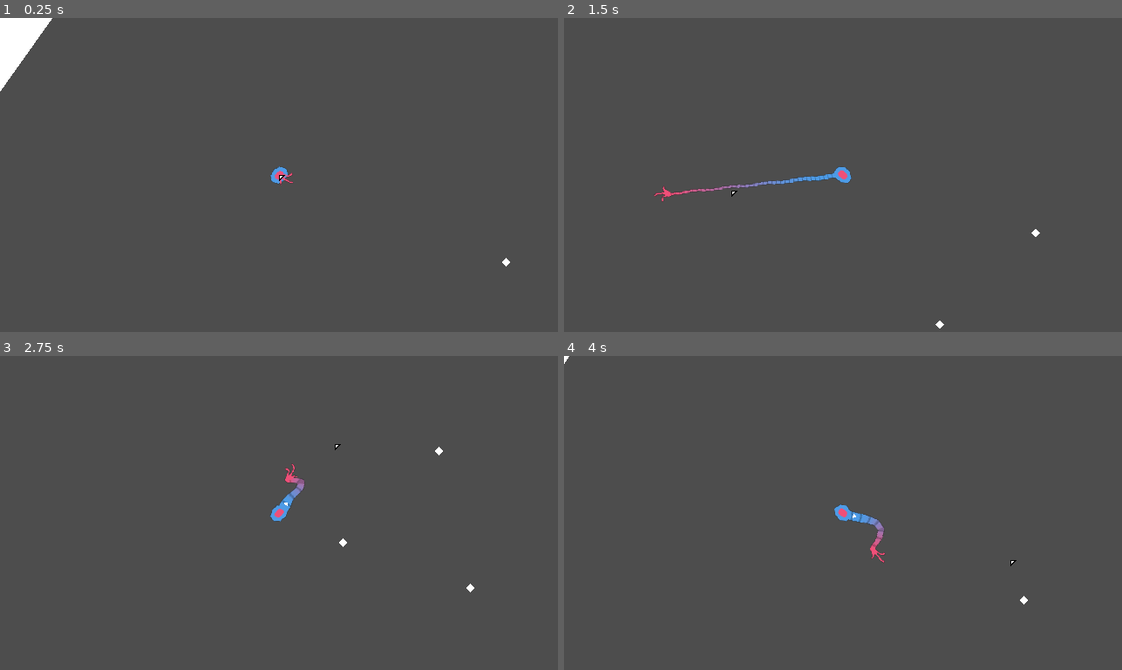
Above: before the commit, frames 1-4 (two rows, left to right).
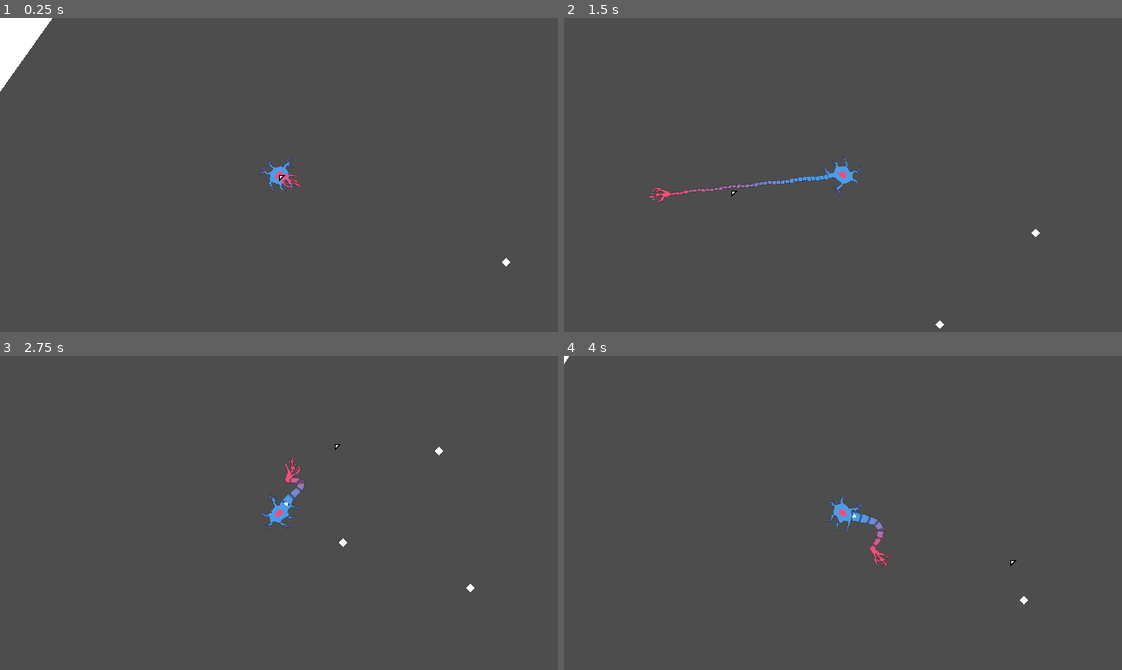
Above: after the commit, the same moments.

Repository: bnhrl/MomentumIsEverythingCountDown
Game: Godot game, scene res://Game/Levels/_Base/level.tscn
The game is run twice, just before and just after one commit, with the same random seed, the same clock (stepped at 60 frames per second) and the same inputs. The project has no main scene, so this scene is started directly.
Inputs (mouse positions are in pixels of both pictures, inside the frame that each line leads up to):
- Up to frame 1 (0.25 s): no input
- Up to frame 2 (1.5 s): tap Enter at 0.5 s; move the mouse to (965, 159) at 0.52 s; press the mouse at (965, 159) at 0.53 s; hold D (right) 0.53-1.28 s; move the mouse to (731, 190) at 1.27 s; release the mouse at (731, 190) at 1.28 s; hold S (down) from 1.28 s (still down); click (731, 190) at 1.35 s
- Up to frame 3 (2.75 s): move the mouse to (334, 443) at 2.02 s; release S (down) at 2.03 s; press the mouse at (334, 443) at 2.03 s; hold D (right) from 2.03 s (still down)
- Up to frame 4 (4 s): move the mouse to (815, 575) at 2.77 s; release D (right) at 2.78 s; release the mouse at (815, 575) at 2.78 s; hold W (up) 2.78-3.53 s; click (815, 575) at 2.85 s; move the mouse to (1010, 560) at 3.52 s; press the mouse at (1010, 560) at 3.53 s; hold A (left) from 3.53 s (still down)

The runs differ from the first frame. In frame 1, 0.2% of the frame differs, in the area x 46-55%, y 44-56%; in frame 2, 0.2%; in frame 3, 0.2%; in frame 4, 0.2%, in the area x 47-59%, y 44-68%.

Commit message:
Finished up first pass of the Player, added Scenes singleton, UIButtons, & very basic LevelSelect

Diff:
--- /dev/null
+++ b/Game/LevelSelect/level_select.gd
@@ -0,0 +1 @@
+class_name LevelSelect extends Control
--- /dev/null
+++ b/Game/LevelSelect/level_select.tscn
@@ -0,0 +1,22 @@
+[gd_scene format=3 uid="uid://behlas1qvvn6n"]
+
+[ext_resource type="Script" uid="uid://cm2cu6c3ds62w" path="res://Game/LevelSelect/level_select.gd" id="1_kh25d"]
+[ext_resource type="PackedScene" uid="uid://b8f2vxq8e2wo1" path="res://UI/Buttons/ui_button.tscn" id="2_eeebr"]
+
+[node name="LevelSelect" type="Control" unique_id=1723362477]
+layout_mode = 3
+anchors_preset = 15
+anchor_right = 1.0
+anchor_bottom = 1.0
+grow_horizontal = 2
+grow_vertical = 2
+script = ExtResource("1_kh25d")
+
+[node name="BtnMainMenu" parent="." unique_id=1301211313 instance=ExtResource("2_eeebr")]
+layout_mode = 0
+offset_left = 230.0
+offset_top = 332.0
+offset_right = 410.0
+offset_bottom = 356.0
+theme_override_colors/default_color = Color(0.5, 0.5, 0.5, 1)
+text = "Back to Main Menu"
--- /dev/null
+++ b/Game/Levels/_Base/level.gd
@@ -0,0 +1,5 @@
+class_name Level extends Node2D
+
+
+func _ready() -> void:
+	Camera.set_bounds($Bounds.position, $Bounds.size + $Bounds.position)
--- a/Game/Levels/_Base/level.tscn
+++ b/Game/Levels/_Base/level.tscn
@@ -1,15 +1,19 @@
 [gd_scene format=3 uid="uid://co1sgdv2x4nyr"]
 
+[ext_resource type="Script" uid="uid://nhvbyg5sl1vd" path="res://Game/Levels/_Base/level.gd" id="1_4nsif"]
 [ext_resource type="PackedScene" uid="uid://fr8karxanqon" path="res://Game/Player/player.tscn" id="1_ag3y2"]
 [ext_resource type="PackedScene" uid="uid://c2mrm5rc4nnir" path="res://Game/GrapplePoints/grapple_point.tscn" id="2_1kmpi"]
 
 [node name="Level" type="Node2D" unique_id=1414133645]
+script = ExtResource("1_4nsif")
 
 [node name="Bounds" type="Control" parent="." unique_id=1811867841]
 layout_mode = 3
 anchors_preset = 0
-offset_right = 640.0
-offset_bottom = 360.0
+offset_left = -523.0
+offset_top = -340.0
+offset_right = 978.0
+offset_bottom = 637.0
 
 [node name="temp" type="Node" parent="." unique_id=1293760514]
 
--- a/Game/Player/player.gd
+++ b/Game/Player/player.gd
@@ -65,13 +65,13 @@
 
 	tail.points = tail_points
 
-# Body Visuals (TEMPORARY)
-@onready var visual_0: Polygon2D = $Model/Visual0
-@onready var visual_1: Polygon2D = $Model/Visual1
+# Body Visuals (TEMPORARY?)
+@onready var body: Sprite2D = $Model/Body
+@onready var center: Sprite2D = $Model/Center
 func _process_visuals(delta: float) -> void:
 	var angle := get_angle_to(get_global_mouse_position())
-	visual_0.rotation = LerpHelper.la(visual_0.rotation, angle, 16.0, delta)
-	visual_1.rotation = LerpHelper.la(visual_0.rotation, angle, 24.0, delta)
+	body.rotation = LerpHelper.la(body.rotation, angle, 16.0, delta)
+	center.rotation = LerpHelper.la(center.rotation, angle, 4.0, delta)
 
 
 # Grabber
@@ -101,7 +101,7 @@
 		return
 
 	tail_points[tail_points.size()-1] = grappled_object.global_position - global_position
-	tail_dist = global_position.distance_to(grappled_object.global_position)*0.133
+	tail_dist = global_position.distance_to(grappled_object.global_position)*0.11
 	momentum += global_position.direction_to(grappled_object.global_position) * 3000.0 * delta
 
 func _process_grapple_controls() -> void:
--- a/Game/Player/player.tscn
+++ b/Game/Player/player.tscn
@@ -3,6 +3,9 @@
 [ext_resource type="Script" uid="uid://o1mh1gpwbbvf" path="res://Game/Player/player.gd" id="1_m57qa"]
 [ext_resource type="Texture2D" uid="uid://br1doxg8djgap" path="res://Game/Player/segment.png" id="2_s3asc"]
 [ext_resource type="Shader" uid="uid://chwkgj0slhnlv" path="res://Assets/Shaders/wavy.gdshader" id="3_letr6"]
+[ext_resource type="Texture2D" uid="uid://ca8cvbmay8xv3" path="res://Game/Player/body.png" id="4_vytja"]
+[ext_resource type="Texture2D" uid="uid://cssfj3ctnv83q" path="res://Game/Player/center.png" id="5_p2hw7"]
+[ext_resource type="Texture2D" uid="uid://bb4dfknaejnqo" path="res://Game/Player/grabber.png" id="5_segth"]
 
 [sub_resource type="CircleShape2D" id="CircleShape2D_c6smh"]
 
@@ -44,25 +47,23 @@
 joint_mode = 2
 end_cap_mode = 2
 
-[node name="Visual0" type="Polygon2D" parent="Model" unique_id=1400161394]
-color = Color(0.3019608, 0.60784316, 0.9019608, 1)
-polygon = PackedVector2Array(0, -10, -7, -7, -10, 0, -7, 7, 0, 10, 7, 7, 10, 0, 7, -7)
+[node name="Body" type="Sprite2D" parent="Model" unique_id=398680062]
+texture = ExtResource("4_vytja")
 
-[node name="Visual1" type="Polygon2D" parent="Model" unique_id=232795012]
-color = Color(0.9411765, 0.30980393, 0.47058824, 1)
-polygon = PackedVector2Array(0, -5, -3.5, -3.5, -5, 0, -3.5, 3.5, 0, 5, 3.5, 3.5, 5, 0, 3.5, -3.5)
+[node name="Center" type="Sprite2D" parent="Model" unique_id=2061725635]
+texture = ExtResource("5_p2hw7")
 
 [node name="Grabber" type="Area2D" parent="Model" unique_id=1042861233]
 position = Vector2(51, 0)
 
-[node name="GrabberPoly" type="Polygon2D" parent="Model/Grabber" unique_id=912116858]
-color = Color(0.9411765, 0.30980393, 0.47058824, 1)
-offset = Vector2(0, 2)
-polygon = PackedVector2Array(-1, 0, -1, -4, 2, -5, 9, -6, 10, -10, 12, -10, 12, -7, 10, -5, 5, -3, 8, -2, 15, -2, 18, -4, 19, -2, 15, 0, 9, 0, 5, 0, 7, 3, 7, 7, 6, 7, 5, 4)
-
 [node name="Collision" type="CollisionShape2D" parent="Model/Grabber" unique_id=344104193]
+z_index = -1
 position = Vector2(6, 0)
 shape = SubResource("CircleShape2D_letr6")
 
+[node name="Sprite" type="Sprite2D" parent="Model/Grabber" unique_id=825507264]
+position = Vector2(5, 0)
+texture = ExtResource("5_segth")
+
 [node name="GrappleDirectionIndicator" type="Polygon2D" parent="." unique_id=1750413852]
 polygon = PackedVector2Array(12, -3, 16, 0, 12, 3)
--- /dev/null
+++ b/UI/Buttons/ui_button.gd
@@ -0,0 +1,48 @@
+@tool class_name UIButton extends RichTextLabel
+
+
+func _ready() -> void:
+	add_theme_color_override("default_color", default_color)
+
+func _process(delta: float) -> void:
+	if Engine.is_editor_hint(): return
+
+	_process_hovering(delta)
+	_process_pressing()
+
+@export_tool_button("Refresh") var refresh := func() -> void:
+	add_theme_color_override("default_color", default_color)
+
+# Hovering
+@export var default_color := Color(0.5,0.5,0.5)
+@export var hover_color := Color.WHITE
+@export var hover_size := Vector2(1.5, 1.5)
+var hovered := false
+@onready var color := default_color
+
+func hover() -> void:
+	hovered = true
+
+func unhover() -> void:
+	hovered = false
+
+func _process_hovering(delta: float) -> void:
+	if !hovered:
+		offset_transform_scale.x = LerpHelper.lf(offset_transform_scale.x, 1.0, 16.0, delta)
+		offset_transform_scale.y = LerpHelper.lf(offset_transform_scale.y, 1.0, 4.0, delta)
+		color = LerpHelper.l(color, default_color, 9.0, delta)
+	else:
+		offset_transform_scale.x = LerpHelper.lf(offset_transform_scale.x, hover_size.x, 16.0, delta)
+		offset_transform_scale.y = LerpHelper.lf(offset_transform_scale.y, hover_size.y, 4.0, delta)
+		color = LerpHelper.l(color, hover_color, 9.0, delta)
+	add_theme_color_override("default_color", color)
+
+
+# Pressing
+signal pressed
+signal pressed_self(btn: UIButton) ## In case you need to reference the button that emitted the signal.
+
+func _process_pressing() -> void:
+	if Input.is_action_just_pressed("button_press"):
+		pressed.emit()
+		pressed_self.emit(self)
--- /dev/null
+++ b/UI/Buttons/ui_button.tscn
@@ -0,0 +1,19 @@
+[gd_scene format=3 uid="uid://b8f2vxq8e2wo1"]
+
+[ext_resource type="Script" uid="uid://b2e7j2n0j4kpj" path="res://UI/Buttons/ui_button.gd" id="1_k47w0"]
+
+[node name="UIButton" type="RichTextLabel" unique_id=1301211313]
+clip_contents = false
+offset_right = 96.0
+offset_bottom = 24.0
+offset_transform_enabled = true
+theme_override_colors/default_color = Color(0.5, 0.5, 0.5, 1)
+theme_override_constants/outline_size = 4
+text = "UI Button"
+scroll_active = false
+horizontal_alignment = 1
+vertical_alignment = 1
+script = ExtResource("1_k47w0")
+
+[connection signal="mouse_entered" from="." to="." method="hover"]
+[connection signal="mouse_exited" from="." to="." method="unhover"]
--- a/_Globals/Camera/_Camera.gd
+++ b/_Globals/Camera/_Camera.gd
@@ -15,5 +15,8 @@
 	var target_zoom := Vector2(z,z)
 	zoom = LerpHelper.lv2(zoom, target_zoom, 8.0, delta)
 
-func set_camera_bounds(left_top: Vector2, right_bottom: Vector2) -> void:
-	pass
+func set_bounds(left_top: Vector2i, right_bottom: Vector2i) -> void:
+	limit_left = left_top.x
+	limit_top = left_top.y
+	limit_right = right_bottom.x
+	limit_bottom = right_bottom.y
--- /dev/null
+++ b/_Globals/Scenes/_Scenes.gd
@@ -0,0 +1,11 @@
+extends CanvasLayer
+
+var scenes: Dictionary[String, PackedScene] = {
+	#"Main Menu":preload(""),
+	"Level Select":preload(""),
+	"Base Level":preload("uid://co1sgdv2x4nyr"),
+}
+
+func swap_scene(scene_name: String) -> void:
+	var scene: PackedScene = scenes.get(scene_name)
+	get_tree().change_scene_to_packed(scene)
--- /dev/null
+++ b/_Globals/Scenes/scenes_layer.tscn
@@ -0,0 +1,6 @@
+[gd_scene format=3 uid="uid://cs65ae3kb78oi"]
+
+[ext_resource type="Script" uid="uid://bd7m1glyoi4sn" path="res://_Globals/Scenes/_Scenes.gd" id="1_60oi0"]
+
+[node name="ScenesLayer" type="CanvasLayer" unique_id=936173596]
+script = ExtResource("1_60oi0")
--- a/project.godot
+++ b/project.godot
@@ -36,6 +36,7 @@
 
 folder_colors={
 "res://Assets/": "gray",
+"res://Game/LevelSelect/": "blue",
 "res://Game/Levels/": "blue",
 "res://Game/Player/": "green",
 "res://_Globals/": "gray"
@@ -79,6 +80,11 @@
 "events": [Object(InputEventMouseButton,"resource_local_to_scene":false,"resource_name":"","device":-1,"window_id":0,"a …(258 unchanged characters)…
 ]
 }
+button_press={
+"deadzone": 0.2,
+"events": [Object(InputEventMouseButton,"resource_local_to_scene":false,"resource_name":"","device":-1,"window_id":0,"alt_pressed":false,"shift_pressed":false,"ctrl_pressed":false,"meta_pressed":false,"button_mask":1,"position":Vector2(215, 18),"global_position":Vector2(227, 78),"factor":1.0,"button_index":1,"canceled":false,"pressed":true,"double_click":false,"script":null)
+]
+}
 
 [physics]
 
Not shown, added: Game/LevelSelect/level_select.gd.uid
Not shown, added: Game/Levels/_Base/level.gd.uid
Binary file added: Game/Player/body.png
Not shown, added: Game/Player/body.png.import
Binary file added: Game/Player/body_circular.png
Not shown, added: Game/Player/body_circular.png.import
Binary file added: Game/Player/center.png
Not shown, added: Game/Player/center.png.import
Binary file added: Game/Player/grabber.png
Not shown, added: Game/Player/grabber.png.import
Binary file changed: Game/Player/segment.png
Not shown, added: UI/Buttons/ui_button.gd.uid
(and 2 more such lines)
